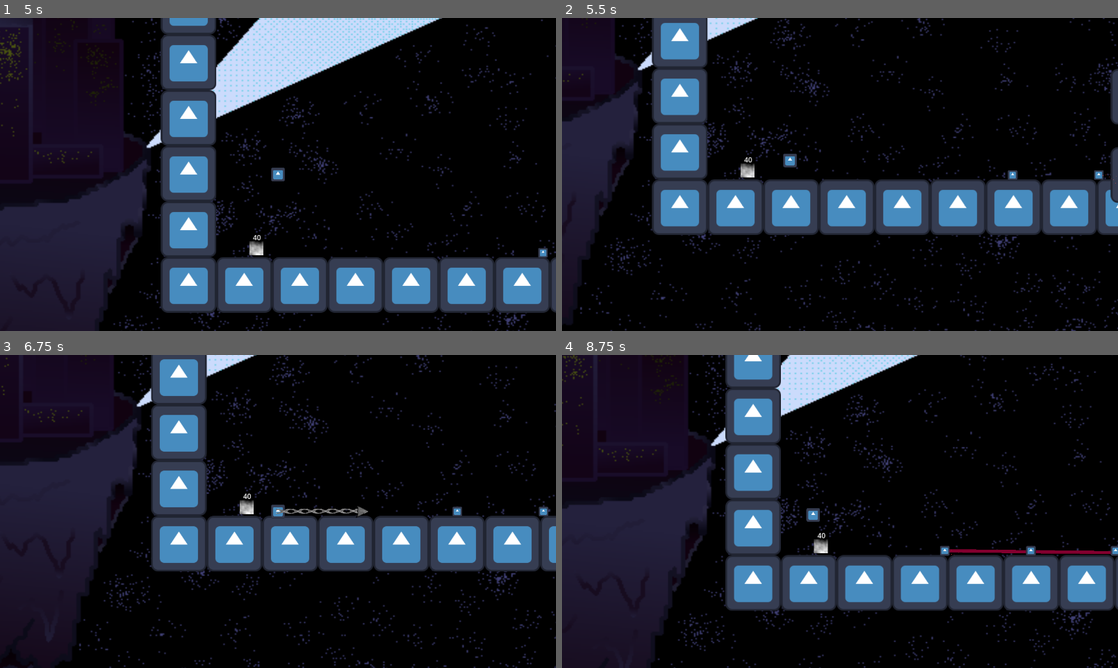
Above: before the commit, frames 1-4 (two rows, left to right).
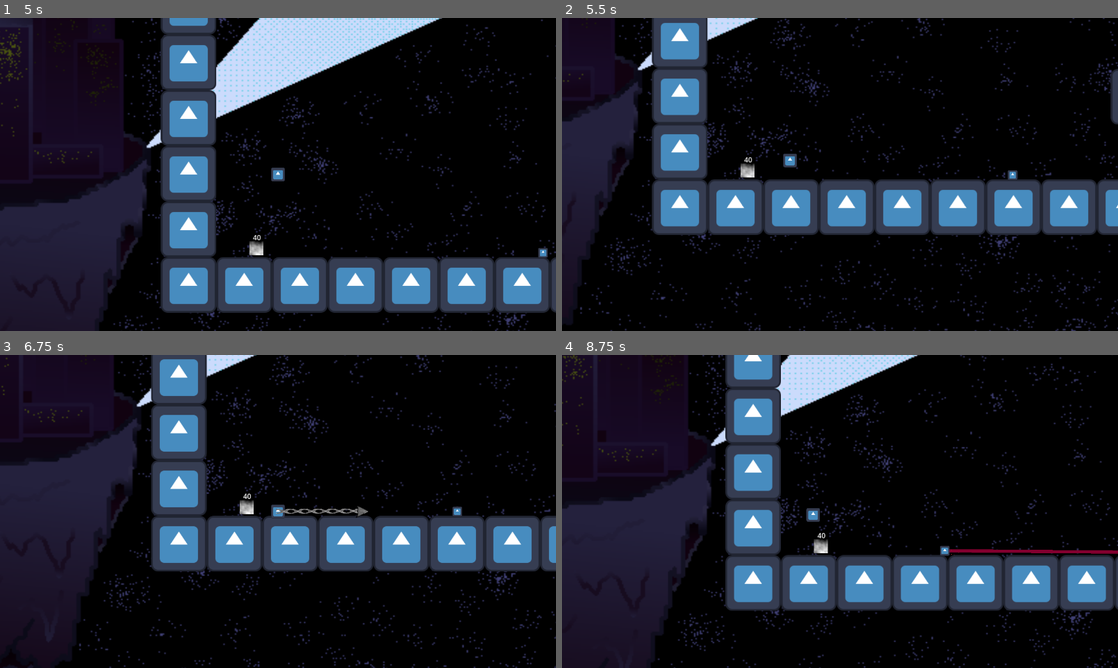
Above: after the commit, the same moments.

Repository: bsu-cs315/Dont-Catch-Your_Breath
Game: Godot game, scene res://menus/menu.tscn
Two runs of this game, one before a commit and one after it. Both use one fixed random seed, a clock stepped at 60 frames per second and the inputs below. The engine's default icon, where the game draws it, is replaced by a stand-in: a white triangle on a blue panel in a dark square.
Inputs (mouse positions are in pixels of both pictures, inside the frame that each line leads up to):
- Up to frame 1 (5 s): click "play" at 0.5 s; click "play" at 1.25 s; tap Enter at 2 s; move the mouse to (400, 158) at 2.02 s; hold Right (ui_right) 2.03-3.53 s; tap Up (jump) at 2.1, 2.27, 2.57, 3.02, 3.05, 3.32, 3.6, 4.52, 4.55, 4.82 s; click (400, 158) at 2.17 s; move the mouse to (166, 190) at 2.77 s; click (166, 190) at 2.85 s; move the mouse to (333, 105) at 3.52 s; hold Left (ui_left) 3.53-4.28 s; move the mouse to (250, 237) at 4.27 s; hold Right (ui_right) from 4.28 s (still down); click (250, 237) at 4.35 s
- Up to frame 2 (5.5 s): keep holding Right (ui_right); move the mouse to (1006, 221) at 5.02 s; tap Up (jump) at 5.1, 5.27 s
- Up to frame 3 (6.75 s): tap Up (jump) at 5.57, 6.02, 6.05, 6.32, 6.6 s; move the mouse to (111, 464) at 5.77 s; release Right (ui_right) at 5.78 s; hold Left (ui_left) 5.78-6.53 s; click (111, 464) at 5.85 s; move the mouse to (305, 511) at 6.52 s; hold Right (ui_right) from 6.53 s (still down); click (305, 511) at 6.67 s
- Up to frame 4 (8.75 s): move the mouse to (756, 433) at 7.27 s; release Right (ui_right) at 7.28 s; hold Left (ui_left) from 7.28 s (still down); click (756, 433) at 7.35 s; tap Up (jump) at 7.52, 7.55, 7.82, 8.1, 8.27, 8.57 s; move the mouse to (962, 495) at 8.02 s

Frame 1 is identical in both runs. In frame 2, 0.2% of the frame differs, in the area x 95-100%, y 41-60%; in frame 3, less than 0.1%; in frame 4, 0.2%.

Commit message:
Add full sweeping laser killing functionality

Diff:
--- a/enemies/laser.tscn
+++ b/enemies/laser.tscn
@@ -1,8 +1,11 @@
-[gd_scene load_steps=7 format=3 uid="uid://fboud5ys6od4"]
+[gd_scene load_steps=9 format=3 uid="uid://fboud5ys6od4"]
 
 [ext_resource type="Script" path="res://enemies/laser_beam.gd" id="1_3dcce"]
 [ext_resource type="Script" path="res://enemies/line.gd" id="2_bhf43"]
+[ext_resource type="Script" path="res://enemies/player_detection_raycast.gd" id="3_imafj"]
 [ext_resource type="Script" path="res://enemies/laser_position.gd" id="3_pg363"]
+
+[sub_resource type="NoiseTexture2D" id="NoiseTexture2D_g80y5"]
 
 [sub_resource type="Curve" id="Curve_nn8h7"]
 _data = [Vector2(0, 1), 0.0, 0.0, 0, 0, Vector2(0.614458, 1), 0.0, 0.0, 0, 0, Vector2(1, 0), 0.0, 0.0, 0, 0]
@@ -27,11 +30,20 @@
 collision_mask = 19
 script = ExtResource("1_3dcce")
 
-[node name="line" type="Line2D" parent="." groups=["laser"]]
+[node name="line" type="Line2D" parent="."]
 z_index = -1
 points = PackedVector2Array(0, 0, 100, 0)
 default_color = Color(0.513726, 0, 0.184314, 1)
 script = ExtResource("2_bhf43")
+
+[node name="player_detection_raycast" type="RayCast2D" parent="line" groups=["laser"]]
+collision_mask = 2
+script = ExtResource("3_imafj")
+
+[node name="Sprite2D" type="Sprite2D" parent="line/player_detection_raycast"]
+visible = false
+scale = Vector2(0.0200043, 0.0269728)
+texture = SubResource("NoiseTexture2D_g80y5")
 
 [node name="laser_particles" type="GPUParticles2D" parent="."]
 emitting = false
--- a/enemies/laser_beam.gd
+++ b/enemies/laser_beam.gd
@@ -2,7 +2,7 @@
 
 var is_casting := false
 var is_already_casting := false
-var updatable :=false
+var updatable := true
 
 
 
@@ -10,6 +10,7 @@
 	set_physics_process(false)
 	$line.points[1] = Vector2.ZERO
 	$laser_particles.restart()
+
 
 func fire_laser() ->void:
 	is_casting = true
@@ -21,9 +22,6 @@
 	var cast_point := target_position
 	force_raycast_update()
 	if is_colliding():
-		if get_collider().has_method("game_over"):
-			if is_casting == true:
-				get_collider().game_over()
 		if is_already_casting == false:
 			if is_casting == true:
 				cast_point = to_local(get_collision_point())
@@ -31,8 +29,12 @@
 				set_is_already_casting(true)
 	if updatable == true:
 		$line.points[1] = $laser_position.position
+		$line/player_detection_raycast.target_position = $laser_position.position
 	else:
 		$line.points[1] = Vector2.ZERO
+		$line/player_detection_raycast.target_position = Vector2.ZERO
+
+
 
 func update_line_point(cast: bool):
 	updatable = cast
--- a/enemies/laser_position.gd
+++ b/enemies/laser_position.gd
@@ -3,9 +3,7 @@
 func laser_swipe(cast_point):
 	var static_cast_point = cast_point
 	self.position = Vector2(static_cast_point.x, static_cast_point.y+50)
-	var new_point = Vector2(cast_point.x,0)
-
-
+	var new_point = Vector2(cast_point.x + 15,0)
 
 	var tween = create_tween()
 	$"..".update_line_point(true)
--- a/enemies/phrog.gd
+++ b/enemies/phrog.gd
@@ -1,10 +1,10 @@
-extends CharacterBody2D
-
-const SPEED = -100.0
-const JUMP_VELOCITY = -700.0
+extends CharacterBody2D00.0
 
 var jumping := false
 
+
+const SPEED = -100.0
+const JUMP_VELOCITY = -7
 # Get the gravity from the project settings to be synced with RigidBody nodes.
 var gravity = ProjectSettings.get_setting("physics/2d/default_gravity")
 
@@ -22,24 +22,7 @@
 		velocity.x = 0
 
 	if randf() > .99 and is_on_floor():
-		var random_jump = randf()
-		var random_speed = randf()
-		if random_jump <= .33:
-			velocity.y = JUMP_VELOCITY*.75
-		elif random_jump >= .66:
-			velocity.y = JUMP_VELOCITY*1.5
-		else:
-			velocity.y = JUMP_VELOCITY*1
-
-
-		if random_speed <= .33:
-			print("small")
-		elif random_speed >= .66:
-			print("large")
-		else:
-			print("medium")
-
-
+		velocity.y = JUMP_VELOCITY
 		jumping = true
 	move_and_slide()
 
--- /dev/null
+++ b/enemies/player_detection_raycast.gd
@@ -0,0 +1,11 @@
+extends RayCast2D
+
+
+func _physics_process(_delta: float) -> void:
+	if is_colliding():
+		print (get_collider().name)
+		if get_collider().name == "player_character_one":
+			get_collider().game_over()
+	force_raycast_update()
+
+	$Sprite2D.position = self.target_position
--- a/objects/spawner.gd
+++ b/objects/spawner.gd
@@ -1,13 +1,13 @@
 extends Node2D
 
 
-@export var enemy_number = 20
+@export var enemy_number = 1
 var pressure = 0
 
 
 @export var enemy_types : Array[String] = [
 	"res://enemies/penguin.tscn",
-	"res://enemies/phrog.tscn"
+#	"res://enemies/phrog.tscn"
 ]
 
 
--- a/phrog.gd
+++ /dev/null
@@ -1,36 +0,0 @@
-extends CharacterBody2D00.0
-
-var jumping := false
-
-
-const SPEED = -100.0
-const JUMP_VELOCITY = -7
-# Get the gravity from the project settings to be synced with RigidBody nodes.
-var gravity = ProjectSettings.get_setting("physics/2d/default_gravity")
-
-
-func _physics_process(delta):
-	# Add the gravity.
-	if not is_on_floor():
-		velocity.y += gravity * delta
-
-	if jumping == true:
-		velocity.x = SPEED
-
-	if is_on_floor():
-		jumping = false
-		velocity.x = 0
-
-	if randf() > .99 and is_on_floor():
-		velocity.y = JUMP_VELOCITY
-		jumping = true
-	move_and_slide()
-
-func _on_area_2d_body_entered(body):
-
-	if body.is_in_group("player"):
-		body.game_over()
-	if body.is_in_group("hook"):
-		$death.play()
-		await get_tree().create_timer(.1).timeout
-		queue_free()
Renamed: blufferfly.tscn -> enemies/blufferfly.tscn
